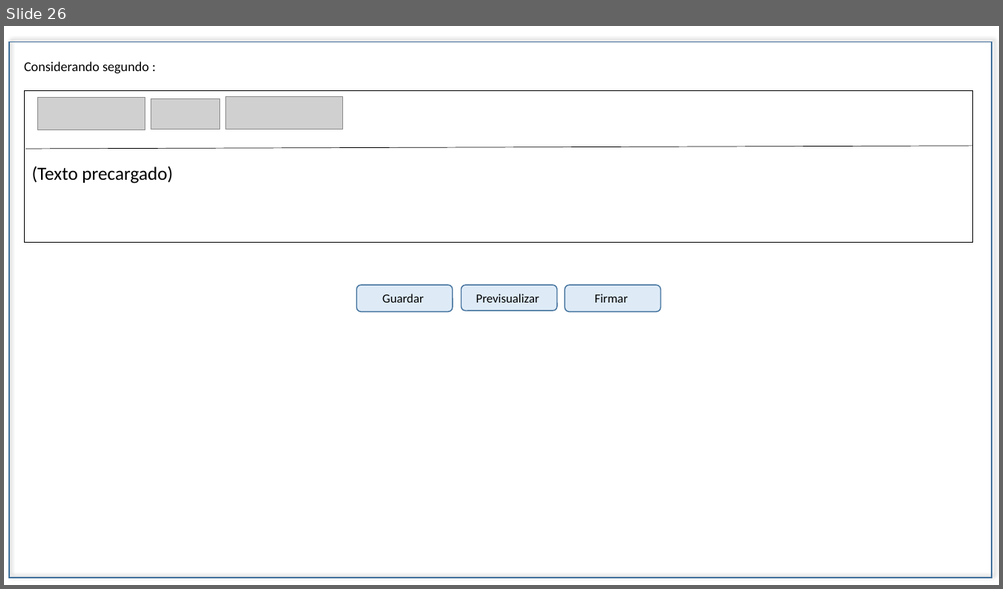
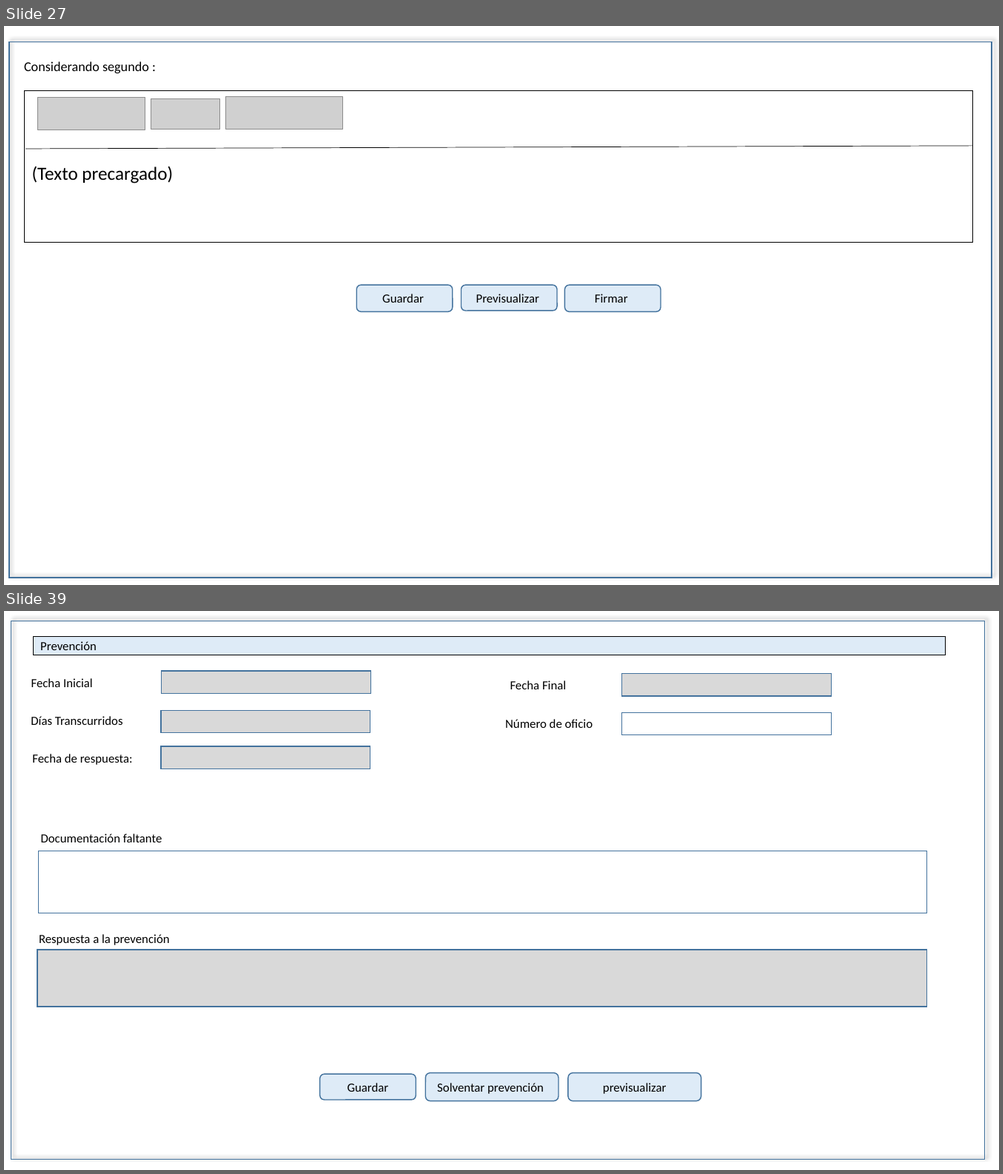
Before and after one commit to EDDIE83/Documentos, a slide deck: TAF 092019/Cancelación.pptx. Shown one above the other, each under a label of ours: slide 26 before the commit, slides 27 and 39 after it; the slides between them are not shown. The pictures are 1003x589 and 1003x1174 pixels, drawn with LibreOffice and Linux fonts; fonts in the diff are those of the drawing; grey boxes stand for pictures. Boxes give left, top, right and bottom in pixels: in the first picture for what was removed or moved away, otherwise in the second. Text is boxed around its words. In the diff, an @@ line names an element or a change of style, - is before the commit and + after.

```diff
--- a/TAF 092019/Cancelación.pptx
+++ b/TAF 092019/Cancelación.pptx
@@ slide 39 added at bbox=[4, 611, 999, 1170], background #FFFFFF @@
@@ rectangle added at bbox=[11, 621, 985, 1160], outline #43739E 1 pt @@
@@ rectangle added at bbox=[33, 636, 945, 655], fill #DEEBF7, outline #000000 1 pt, 12 pt, text #000000 @@
+Prevención
@@ rectangle added at bbox=[162, 671, 370, 693], fill #D9D9D9, outline #43739E 1 pt @@
@@ rectangle added at bbox=[622, 674, 831, 696], fill #D9D9D9, outline #43739E 1 pt @@
@@ text added at bbox=[31, 678, 93, 687], 12 pt, text #000000 @@
+Fecha Inicial
@@ text added at bbox=[510, 681, 566, 689], 12 pt, text #000000 @@
+Fecha Final
@@ text added at bbox=[31, 716, 123, 725], 12 pt, text #000000 @@
+Días Transcurridos
@@ rectangle added at bbox=[161, 710, 370, 732], fill #D9D9D9, outline #43739E 1 pt @@
@@ text added at bbox=[505, 719, 593, 728], 12 pt, text #000000 @@
+Número de oficio
@@ rectangle added at bbox=[622, 712, 831, 735], fill #FFFFFF, outline #43739E 1 pt @@
@@ text added at bbox=[32, 754, 133, 765], 12 pt, text #000000 @@
+Fecha de respuesta:
@@ rectangle added at bbox=[161, 747, 370, 769], fill #D9D9D9, outline #43739E 1 pt @@
@@ rectangle added at bbox=[38, 851, 926, 913], fill #FFFFFF, outline #43739E 1 pt @@
@@ text added at bbox=[41, 834, 162, 843], 12 pt, text #000000 @@
+Documentación faltante
@@ text added at bbox=[39, 934, 170, 945], 12 pt, text #000000 @@
+Respuesta a la prevención
@@ rectangle added at bbox=[37, 950, 927, 1007], fill #D9D9D9, outline #43739E 1 pt @@
@@ rounded rectangle added at bbox=[319, 1074, 416, 1099], fill #DEEBF7, outline #43739E 1 pt, 12 pt, text #000000 @@
+Guardar
@@ rounded rectangle added at bbox=[426, 1073, 558, 1102], fill #DEEBF7, outline #43739E 1 pt, 12 pt, text #000000 @@
+Solventar prevención
@@ rounded rectangle added at bbox=[568, 1073, 701, 1102], fill #DEEBF7, outline #43739E 1 pt, 12 pt, text #000000 @@
+previsualizar
@@ what was slide 26 is now slide 27 @@
```
Also in this commit, not shown: 9 slides changed, 14 other slides added, 11 other files.
